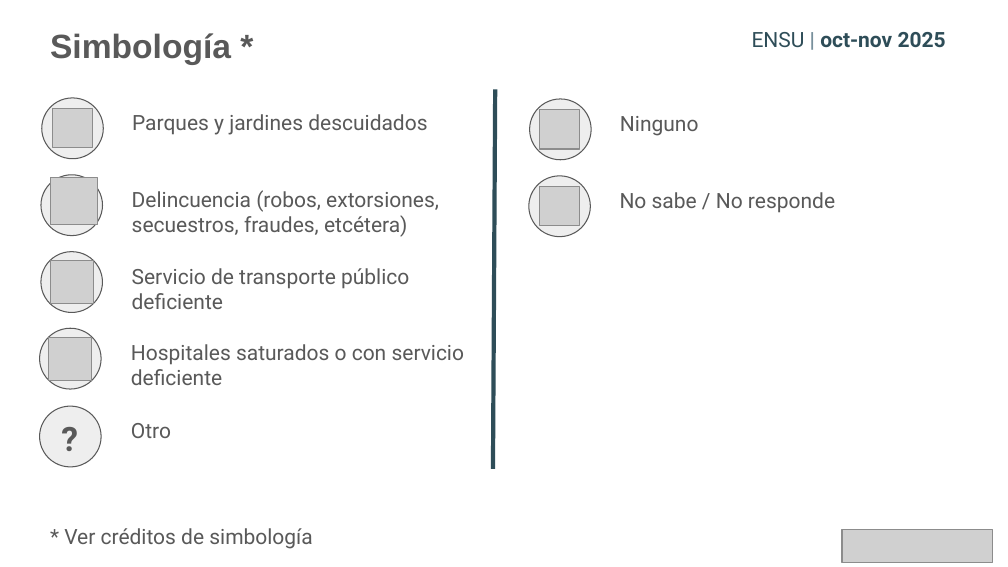
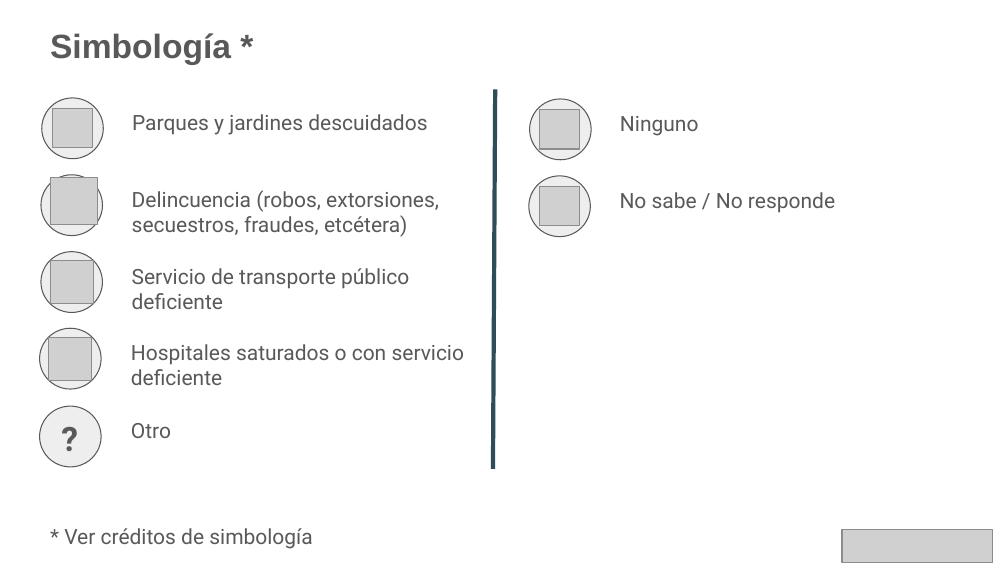
Before and after one commit to IsaiasEntropia/reporte-ensu, a slide deck: slide 19 of auxiliares/plantillas/plantilla-monitoreo-ensu.pptx. Drawn at 1008x567 pixels with LibreOffice and Linux fonts; fonts in the diff are those of the drawing; grey boxes stand for pictures. Boxes give left, top, right and bottom in pixels: in the first picture for what was removed or moved away, otherwise in the second. Text is boxed around its words. In the diff, an @@ line names an element or a change of style, - is before the commit and + after.

```diff
--- a/auxiliares/plantillas/plantilla-monitoreo-ensu.pptx
+++ b/auxiliares/plantillas/plantilla-monitoreo-ensu.pptx
@@ text removed at box(752, 32, 946, 47) @@
-ENSU | oct-nov 2025
```
Also in this commit, not shown: 18 other slides changed, 1 slide added, 4 other files.
